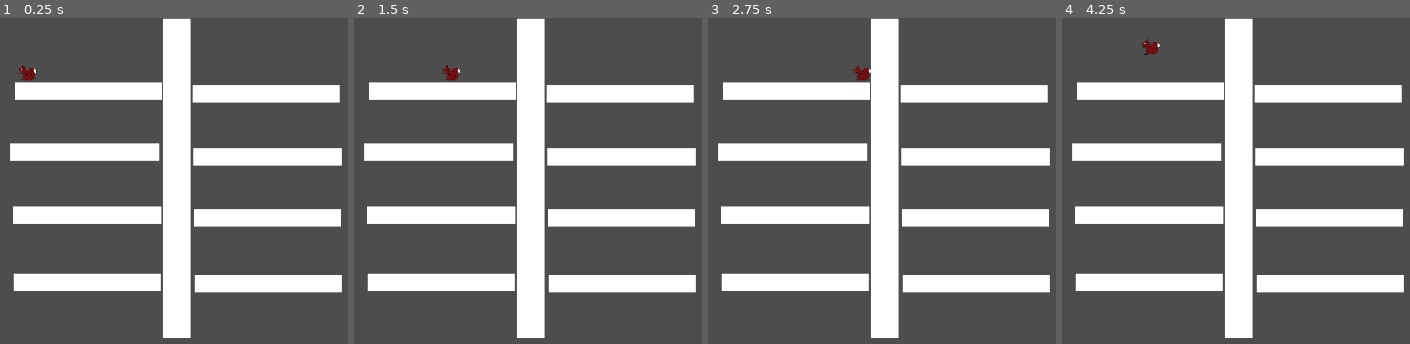
Above: before the commit, frames 1-4 (left to right).
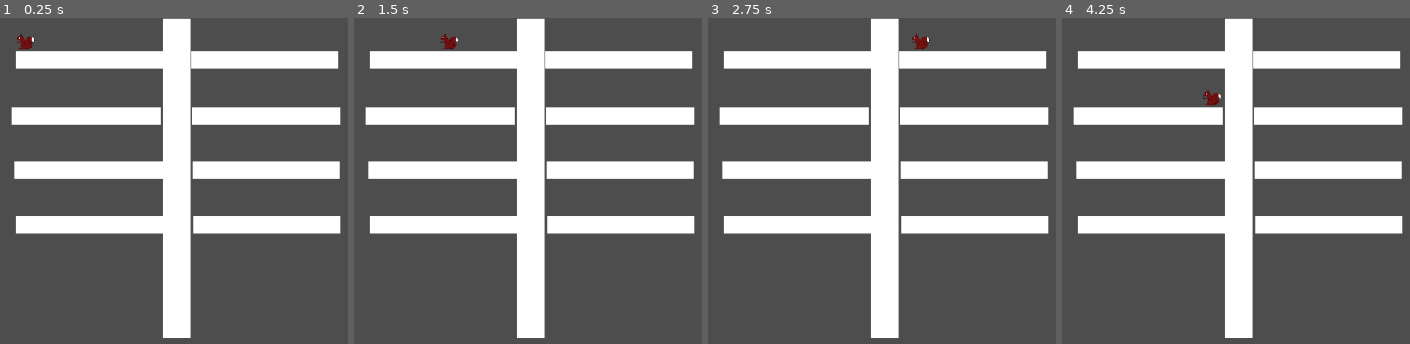
Above: after the commit, the same moments.

Repository: Ike-l/Something-Nutty
Game: Godot game, scene res://scenes/environment.tscn
Same seed, same stepped clock (60 frames per second), same inputs: the game is played once before the commit and once after it.
Inputs:
- Up to frame 1 (0.25 s): no input
- Up to frame 2 (1.5 s): tap Enter at 0.5 s; hold D (move_right) 0.53-1.28 s; tap F (launch_acorn) at 0.6, 1.35 s; hold S (move_down) from 1.28 s (still down)
- Up to frame 3 (2.75 s): tap Space at 2 s; release S (move_down) at 2.03 s; hold D (move_right) from 2.03 s (still down); tap F (launch_acorn) at 2.1 s
- Up to frame 4 (4.25 s): release D (move_right) at 2.78 s; hold W (move_up) 2.78-3.53 s; tap F (launch_acorn) at 2.85, 3.6 s; tap Enter at 3.5 s; hold L (move_left) from 3.53 s (still down)

The runs differ from the first frame. In frame 1, 32% of the frame differs, in the area x 2-99%, y 4-85%; in frame 2, 32%; in frame 3, 32%; in frame 4, 32%.
Error before the commit: Cannot call method 'instantiate' on a null value. (res://scripts/sir_nut.gd:10)

Commit message:
PLEASE I BEG YOU GOD PLEASE LET THIE WORK

Diff:
--- a/scenes/Trunk.gd
+++ b/Trunk.gd
@@ -5,19 +5,40 @@
 func _ready() -> void:
 	pass # Replace with function body.
 
-var current_branch = 1
+var current_branch = 0
+
+var cooldown_time := 1.0
+var can_hit := true
+
 
 func sir_nut_hit_the_second_tower():
+	if not can_hit:
+		return
+
+	can_hit = false
+
+	var t = Timer.new()
+	t.wait_time = cooldown_time
+	t.one_shot = true
+	t.connect("timeout", Callable(self, "_on_cooldown_timeout"))
+	add_child(t)
+	t.start()
+
+	print("B")
 	current_branch = (current_branch + 1) % 8
 	var next_branch = current_branch
-	print(next_branch)
 	var node = get_node("../Branches/RigidBody2D" + str(next_branch))
 
 	var next_position = node.global_position
-	var sir_nut = $"../../SirNut"
-	sir_nut.find_child("Sir Nut").velocity = Vector2(0, 0)
+	var sir_nut: CharacterBody2D = $"../../SirNut".find_child("Sir Nut")
+
 	sir_nut.global_position = next_position
 
 # Called every frame. 'delta' is the elapsed time since the previous frame.
 func _process(delta: float) -> void:
 	pass
+
+
+
+func _on_cooldown_timeout():
+	can_hit = true
--- a/scenes/environment.tscn
+++ b/scenes/environment.tscn
@@ -3,13 +3,13 @@
 [ext_resource type="Script" uid="uid://cxn8rtjg71wse" path="res://scripts/environment.gd" id="1_d5dl1"]
 [ext_resource type="PackedScene" uid="uid://nn3cxg8w23s7" path="res://scenes/Sir Nut.tscn" id="2_fm4en"]
 [ext_resource type="PackedScene" uid="uid://binuyqm458jt6" path="res://scenes/Tree.tscn" id="3_d5dl1"]
-[ext_resource type="Script" uid="uid://gjogryhtjxsk" path="res://scenes/Trunk.gd" id="4_hlc4h"]
+[ext_resource type="Script" uid="uid://gjogryhtjxsk" path="res://Trunk.gd" id="4_hlc4h"]
 
 [node name="Environment" type="Node2D"]
 script = ExtResource("1_d5dl1")
 
 [node name="SirNut" parent="." instance=ExtResource("2_fm4en")]
-position = Vector2(380, 40)
+position = Vector2(377, 16)
 
 [node name="Tree" parent="." instance=ExtResource("3_d5dl1")]
 z_index = 1
@@ -20,59 +20,61 @@
 script = ExtResource("4_hlc4h")
 
 [node name="CollisionShape2D" parent="Tree/RigidBody2D" index="0"]
-position = Vector2(1, -90.5)
+position = Vector2(1, -91)
+debug_color = Color(0, 0, 0, 1)
 
 [node name="ColorRect" parent="Tree/RigidBody2D/CollisionShape2D" index="0"]
 offset_top = -230.5
 offset_bottom = -199.76666
 
 [node name="RigidBody2D1" parent="Tree/Branches" index="0"]
-position = Vector2(40, -243)
+position = Vector2(44, -287)
 
 [node name="CollisionShape2D" parent="Tree/Branches/RigidBody2D1" index="0"]
-position = Vector2(91, 29)
+position = Vector2(85, 24)
+debug_color = Color(0, 0, 0, 1)
 
 [node name="RigidBody2D2" parent="Tree/Branches" index="1"]
-position = Vector2(-40, -155)
+position = Vector2(-35, -205)
 
 [node name="CollisionShape2D" parent="Tree/Branches/RigidBody2D2" index="0"]
-position = Vector2(-91, 25)
+position = Vector2(-94, 23)
 
 [node name="RigidBody2D3" parent="Tree/Branches" index="2"]
-position = Vector2(43, -150)
+position = Vector2(38, -203)
 
 [node name="CollisionShape2D" parent="Tree/Branches/RigidBody2D3" index="0"]
-position = Vector2(88, 27)
+position = Vector2(91, 21)
 
 [node name="RigidBody2D4" parent="Tree/Branches" index="3"]
-position = Vector2(-41, -65)
+position = Vector2(-33, -128)
 
 [node name="CollisionShape2D" parent="Tree/Branches/RigidBody2D4" index="0"]
-position = Vector2(-88, 26)
+position = Vector2(-94, 24)
 
 [node name="RigidBody2D5" parent="Tree/Branches" index="4"]
-position = Vector2(40, -62)
+position = Vector2(36, -124)
 
 [node name="CollisionShape2D" parent="Tree/Branches/RigidBody2D5" index="0"]
-position = Vector2(91, 28)
+position = Vector2(93, 21)
 
 [node name="RigidBody2D6" parent="Tree/Branches" index="5"]
-position = Vector2(-47, 29)
+position = Vector2(-35, -49)
 
 [node name="CollisionShape2D" parent="Tree/Branches/RigidBody2D6" index="0"]
-position = Vector2(-83, 29)
+position = Vector2(-92, 24)
 
 [node name="RigidBody2D7" parent="Tree/Branches" index="6"]
-position = Vector2(52, 32)
+position = Vector2(35, -46)
 
 [node name="CollisionShape2D" parent="Tree/Branches/RigidBody2D7" index="0"]
-position = Vector2(79, 28)
+position = Vector2(94, 21)
 
 [node name="RigidBody2D0" parent="Tree/Branches" index="7"]
-position = Vector2(-44, -244)
+position = Vector2(-39, -287)
 
 [node name="CollisionShape2D" parent="Tree/Branches/RigidBody2D0" index="0"]
-position = Vector2(-84, 26)
+position = Vector2(-88, 24)
 
 [editable path="SirNut"]
 [editable path="Tree"]
--- a/scenes/tree.tscn
+++ b/scenes/tree.tscn
@@ -18,7 +18,7 @@
 "
 
 [sub_resource type="RectangleShape2D" id="RectangleShape2D_t3xqg"]
-size = Vector2(36, 461)
+size = Vector2(36, 454.5)
 
 [node name="Tree" type="Node2D"]
 script = SubResource("GDScript_omb14")
@@ -27,7 +27,6 @@
 gravity_scale = 0.0
 
 [node name="CollisionShape2D" type="CollisionShape2D" parent="RigidBody2D"]
-position = Vector2(1, -62)
 shape = SubResource("RectangleShape2D_t3xqg")
 
 [node name="ColorRect" type="ColorRect" parent="RigidBody2D/CollisionShape2D"]
@@ -39,45 +38,15 @@
 
 [node name="Branches" parent="." instance=ExtResource("1_2cic4")]
 
-[node name="RigidBody2D1" parent="Branches" index="0"]
-position = Vector2(34, -243)
-
-[node name="CollisionShape2D" parent="Branches/RigidBody2D1" index="0"]
-position = Vector2(94, 20)
-
-[node name="RigidBody2D2" parent="Branches" index="1"]
-position = Vector2(-34, -157)
-
-[node name="CollisionShape2D" parent="Branches/RigidBody2D2" index="0"]
-position = Vector2(-95, 25)
-
 [node name="ColorRect" parent="Branches/RigidBody2D2/CollisionShape2D" index="0"]
 offset_left = -108.5
 offset_right = 106.5
 
-[node name="RigidBody2D3" parent="Branches" index="2"]
-position = Vector2(37, -155)
-
-[node name="CollisionShape2D" parent="Branches/RigidBody2D3" index="0"]
-position = Vector2(92, 24)
-
 [node name="ColorRect" parent="Branches/RigidBody2D3/CollisionShape2D" index="0"]
 offset_left = -106.0
 
-[node name="RigidBody2D4" parent="Branches" index="3"]
-position = Vector2(-34, -67)
-
-[node name="CollisionShape2D" parent="Branches/RigidBody2D4" index="0"]
-position = Vector2(-93, 26)
-
 [node name="ColorRect" parent="Branches/RigidBody2D4/CollisionShape2D" index="0"]
 offset_left = -106.0
-
-[node name="RigidBody2D5" parent="Branches" index="4"]
-position = Vector2(33, -63)
-
-[node name="CollisionShape2D" parent="Branches/RigidBody2D5" index="0"]
-position = Vector2(96, 23)
 
 [node name="ColorRect" parent="Branches/RigidBody2D5/CollisionShape2D" index="0"]
 offset_left = -105.0
@@ -85,22 +54,4 @@
 offset_right = 107.0
 offset_bottom = 13.0
 
-[node name="RigidBody2D6" parent="Branches" index="5"]
-position = Vector2(-40, 28)
-
-[node name="CollisionShape2D" parent="Branches/RigidBody2D6" index="0"]
-position = Vector2(-87, 29)
-
-[node name="RigidBody2D7" parent="Branches" index="6"]
-position = Vector2(45, 32)
-
-[node name="CollisionShape2D" parent="Branches/RigidBody2D7" index="0"]
-position = Vector2(84, 26)
-
-[node name="RigidBody2D0" parent="Branches" index="7"]
-position = Vector2(-33, -246)
-
-[node name="CollisionShape2D" parent="Branches/RigidBody2D0" index="0"]
-position = Vector2(-94, 23)
-
 [editable path="Branches"]
--- a/scripts/environment.gd
+++ b/scripts/environment.gd
@@ -4,5 +4,6 @@
 var sir_nut
 
 func _ready():
-	dave = get_node("Dave")
-	sir_nut = get_node("Sir Nut")
+	pass
+	#dave = get_node("Dave")
+	#sir_nut = get_node("Sir Nut")
--- a/scripts/sir_nut.gd
+++ b/scripts/sir_nut.gd
@@ -4,13 +4,13 @@
 
 const gravitational_acceleration = 2
 @export var nut_scene: PackedScene
-@onready var nut_spawn_point = $nut_spawn_point
+#@onready var nut_spawn_point = $nut_spawn_point
 
-func fire_nut():
-	var nut_instance = nut_scene.instantiate()
-	nut_instance.global_position = nut_spawn_point.global_position
-	get_parent().add_child(nut_instance)
-	nut_instance.launch(Vector2.DOWN)
+#func fire_nut():
+	#var nut_instance = nut_scene.instantiate()
+	#nut_instance.global_position = nut_spawn_point.global_position
+	#get_parent().add_child(nut_instance)
+	#nut_instance.launch(Vector2.DOWN)
 
 const JUMP_VELOCITY = -400.0
 
@@ -22,18 +22,13 @@
 
 var nuts = 0
 
-func set_branch(new_position: Vector2):
-	self.translate(-position)
-	self.translate(new_position)
-	velocity = Vector2.ZERO
-
 
 func _process(delta: float) -> void:
 	if facing_dirty:
 		pass
 		# set facing sprite
-	if Input.is_action_just_pressed("launch_acorn"):
-		fire_nut()
+	#if Input.is_action_just_pressed("launch_acorn"):
+		#fire_nut()
 
 
 func _physics_process(delta: float) -> void:
@@ -57,9 +52,21 @@
 	if velocity.length() > 0:
 		velocity = velocity.normalized() * speed
 
-	var collision = move_and_collide(velocity, true)
+	#print(velocity)
+	#print(position)
+	#var collision = move_and_collide(velocity, true)
+	#print("A")
+	#
+	#if collision:
+		#if collision.get_collider().has_method("sir_nut_hit_the_second_tower"):
+			#collision.get_collider().call("sir_nut_hit_the_second_tower")
+			#
+	#move_and_slide()
+
 	move_and_slide()
 
-	if collision:
+	# Check collisions
+	for i in get_slide_collision_count():
+		var collision = get_slide_collision(i)
 		if collision.get_collider().has_method("sir_nut_hit_the_second_tower"):
 			collision.get_collider().call("sir_nut_hit_the_second_tower")
Renamed: scenes/Trunk.gd.uid -> Trunk.gd.uid
Not shown, added: assets/DaveFront.png.import
Not shown, added: assets/DaveSide.png.import
